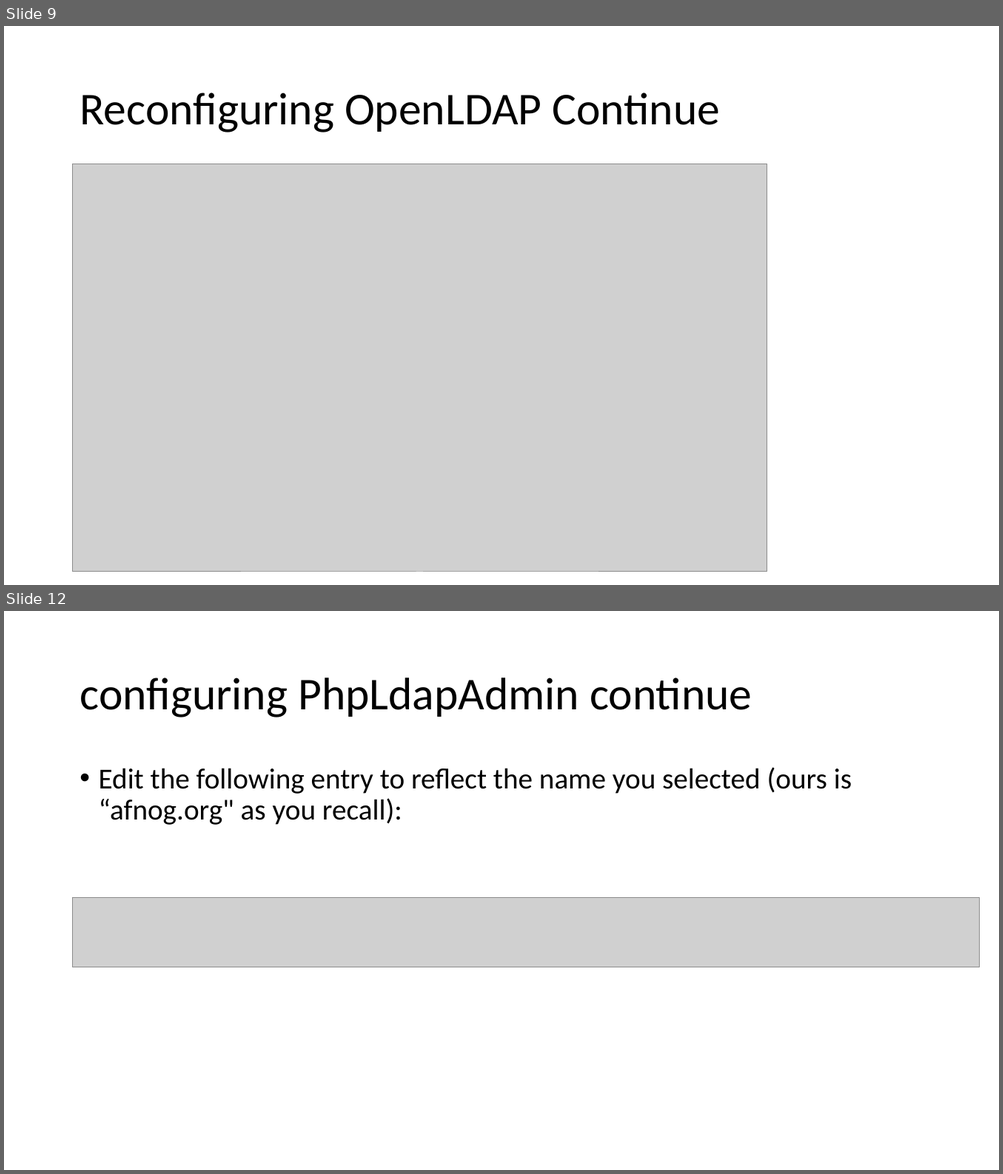
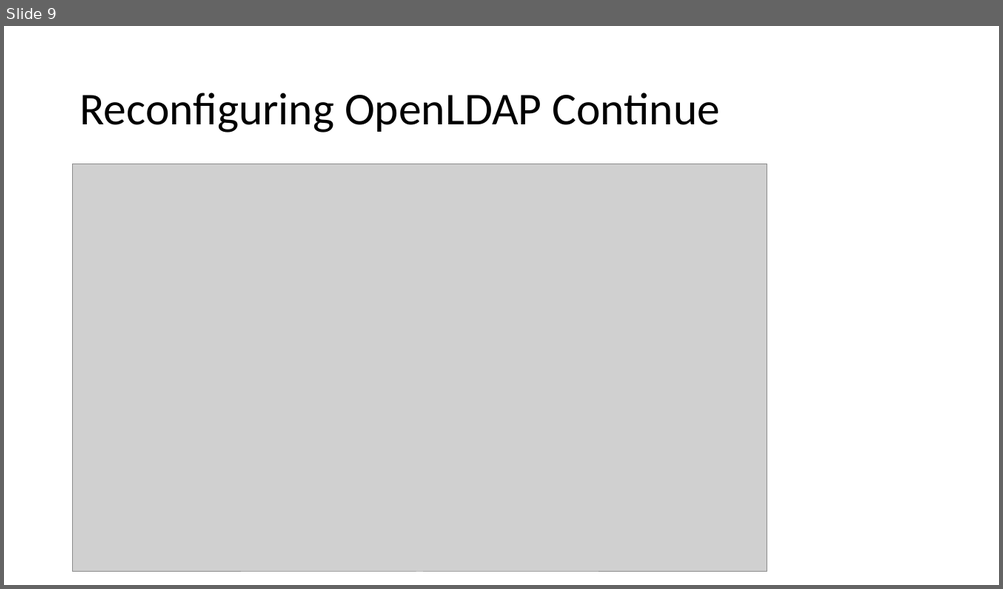
Before and after one commit to afnog/sse, a slide deck: ldap/Openldap exercise.pptx. Shown one above the other, each under a label of ours: slides 9 and 12 before the commit, slide 9 after it; the slides between them are not shown. The pictures are 1003x1174 and 1003x589 pixels, drawn with LibreOffice and Linux fonts; fonts in the diff are those of the drawing; grey boxes stand for pictures. Boxes give left, top, right and bottom in pixels: in the first picture for what was removed or moved away, otherwise in the second. Text is boxed around its words. In the diff, an @@ line names an element or a change of style, - is before the commit and + after.

```diff
--- a/ldap/Openldap exercise.pptx
+++ b/ldap/Openldap exercise.pptx
@@ slide 12 removed at [4, 611, 999, 1170], background #FFFFFF @@
@@ title removed at [79, 678, 751, 718] @@
-configuring PhpLdapAdmin continue
@@ text removed at [99, 767, 851, 825] @@
-• Edit the following entry to reflect the name you selected (ours is “afnog.org" as you recall):
@@ picture removed at [73, 897, 979, 968] @@
```
Also in this commit, not shown: 4 slides changed, 7 slides added, 23 other slides removed.
